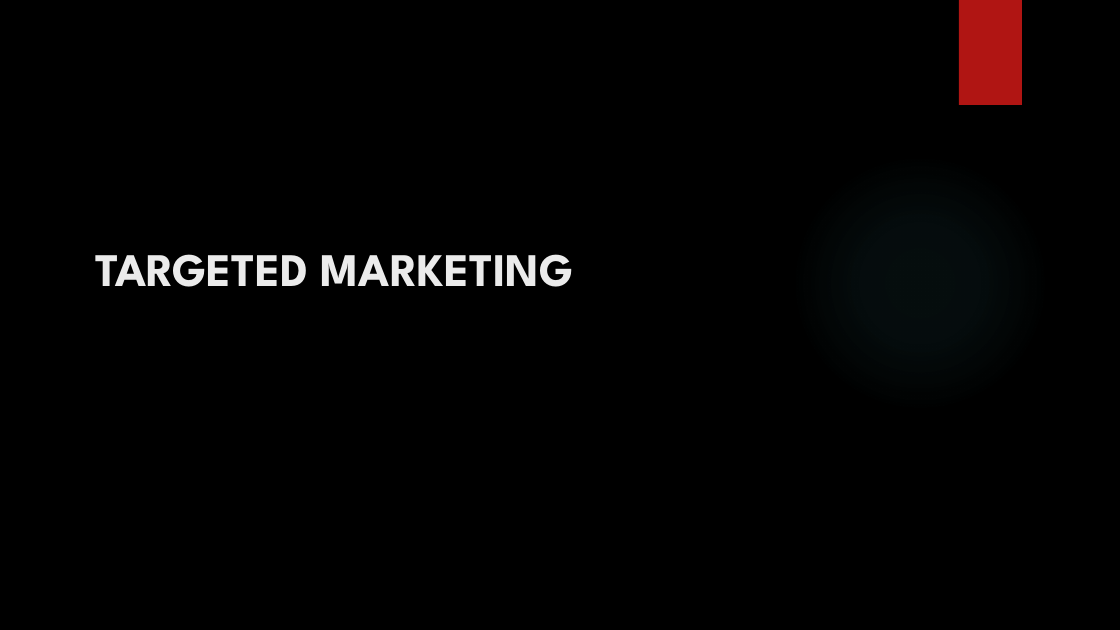
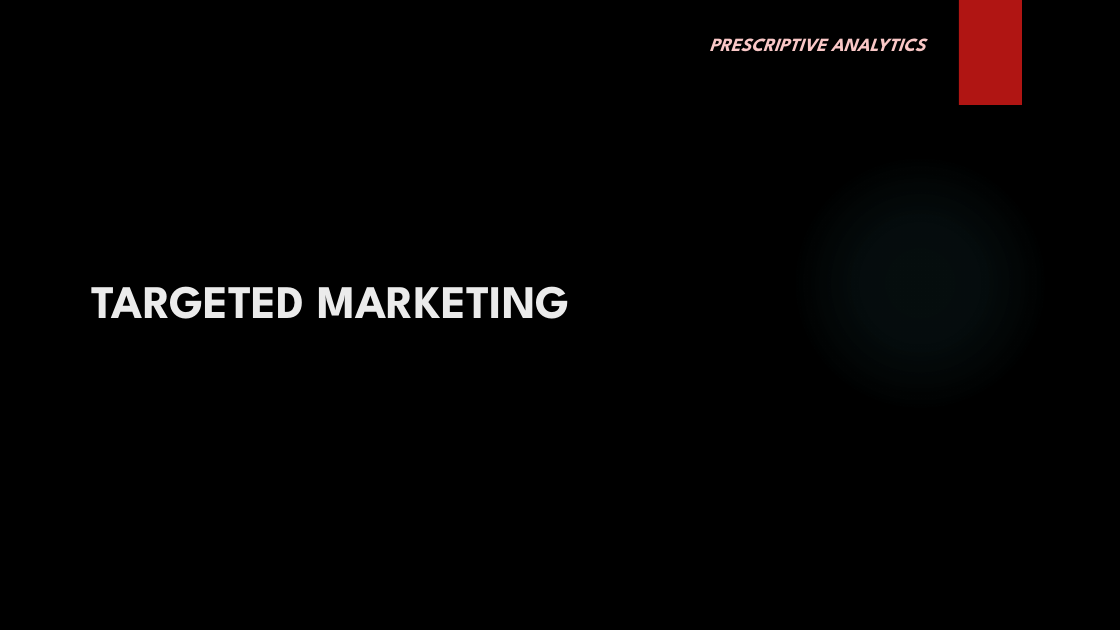
Before and after one commit to madhuhasa/digital-alpha, a slide deck: slide 22 of project/DIGITAL MARKETING.pptx (slide 21 before the commit). Drawn at 1120x630 pixels with LibreOffice and Linux fonts; fonts in the diff are those of the drawing; background and template pictures are left out. Boxes give left, top, right and bottom in pixels: in the first picture for what was removed or moved away, otherwise in the second. Text is boxed around its words. In the diff, an @@ line names an element or a change of style, - is before the commit and + after.

```diff
--- a/project/DIGITAL MARKETING.pptx
+++ b/project/DIGITAL MARKETING.pptx
@@ text added at (709, 38, 925, 52), 16 pt, text #F9C7C6, bold, italic @@
+PRESCRIPTIVE ANALYTICS
@@ title "TARGETED MARKETING": place and size @@
-title "TARGETED MARKETING" at (95, 254, 574, 287)
+title "TARGETED MARKETING" at (91, 286, 570, 319)
```
Also in this commit, not shown: 21 other slides changed, 5 slides added, 3 slides removed.
